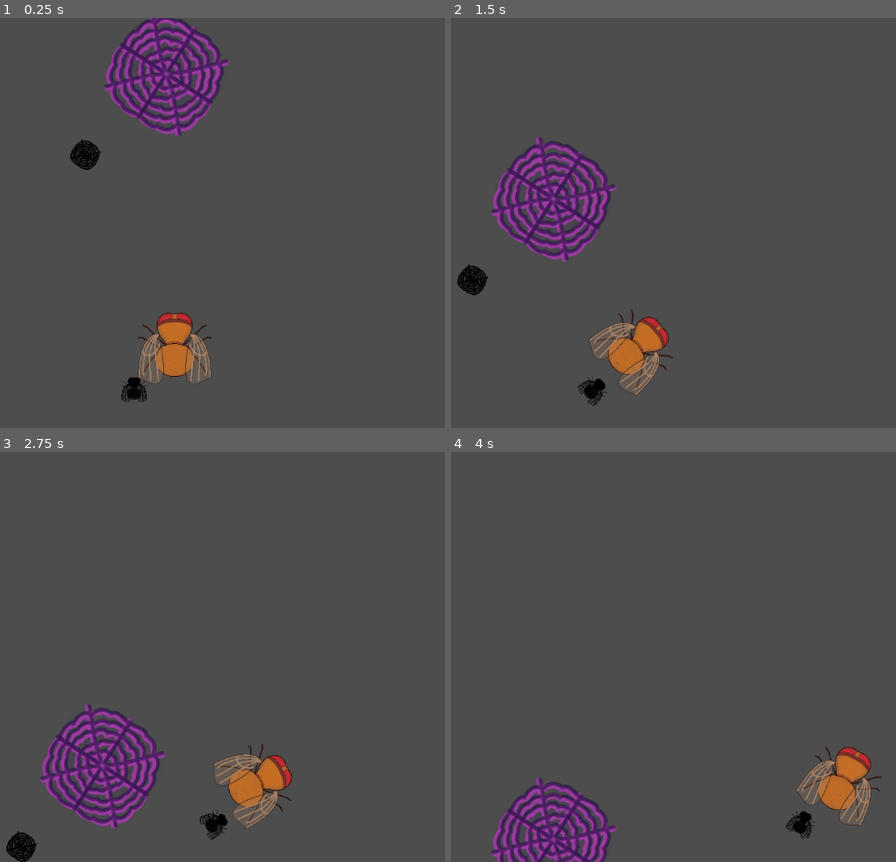
Above: before the commit, frames 1-4 (two rows, left to right).
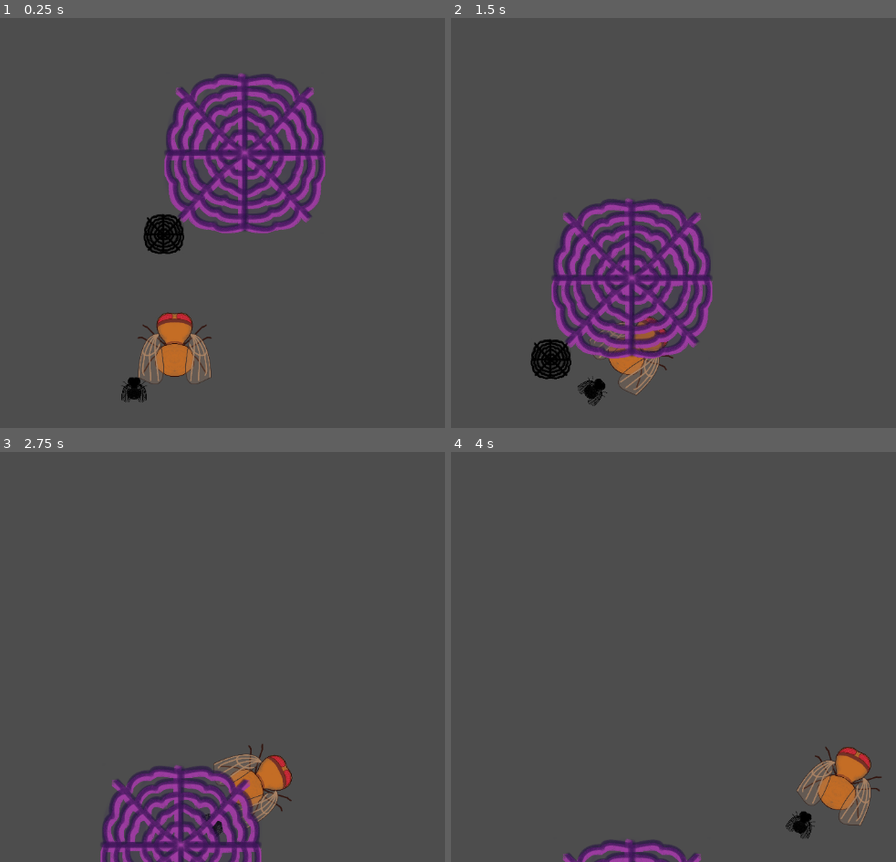
Above: after the commit, the same moments.

Repository: RojasIgnacioDev/fly-trouble
Game: Godot game, scene res://tests/fly_spiderweeb_collision.tscn
Same seed, same stepped clock (60 frames per second), same inputs: the game is played once before the commit and once after it. This scene is started directly instead of the project's main scene.
Inputs:
- Up to frame 1 (0.25 s): no input
- Up to frame 2 (1.5 s): hold Right (turn_right) 0.53-1.28 s; hold Left (turn_left) from 1.28 s (still down)
- Up to frame 3 (2.75 s): release Left (turn_left) at 2.03 s; hold Right (turn_right) from 2.03 s (still down)
- Up to frame 4 (4 s): release Right (turn_right) at 3.53 s; hold Left (turn_left) from 3.53 s (still down)

The runs differ from the first frame. In frame 1, 15% of the frame differs, in the area x 15-74%, y 0-58%; in frame 2, 15%, in the area x 1-59%, y 28-89%; in frame 3, 10%; in frame 4, 4.2%.
Error after the commit: Invalid assignment of property or key 'scale' with value of type 'Vector2' on a base object of type 'null instance'. (res://scripts/obstacles/spider_weeb.gd:18)

Commit message:
modified spiderweeb scene

Diff:
--- a/project.godot
+++ b/project.godot
@@ -26,7 +26,7 @@
 "res://scenes/player/": "blue",
 "res://scenes/ui/": "yellow",
 "res://scripts/": "purple",
-"res://shared/": "green"
+"res://shared/": "red"
 }
 
 [input]
--- a/scenes/obstacles/spider_weeb.tscn
+++ b/scenes/obstacles/spider_weeb.tscn
@@ -1,30 +1,34 @@
-[gd_scene load_steps=5 format=3 uid="uid://bdjy5k37lfm6"]
+[gd_scene load_steps=6 format=3 uid="uid://bdjy5k37lfm6"]
 
 [ext_resource type="Script" path="res://scripts/obstacles/spider_weeb.gd" id="1_isu7y"]
 [ext_resource type="Texture2D" uid="uid://b6aptsqeq2dpe" path="res://assets/spiderweeb.png" id="1_uijfd"]
+[ext_resource type="Script" path="res://shared/hurt_box.gd" id="2_p4abb"]
 [ext_resource type="PackedScene" uid="uid://b78vbxboudmej" path="res://shared/sprite_shadow.tscn" id="3_tcyvs"]
 
 [sub_resource type="CircleShape2D" id="CircleShape2D_yanlu"]
 radius = 500.0
 
-[node name="SpiderWeeb" type="Area2D" groups=["SpiderWeeb"]]
+[node name="SpiderWeeb" type="Node2D" groups=["SpiderWeeb"]]
+script = ExtResource("1_isu7y")
+
+[node name="HurtBox" type="Area2D" parent="."]
 position = Vector2(124, 125)
 collision_layer = 0
-script = ExtResource("1_isu7y")
+script = ExtResource("2_p4abb")
 metadata/_edit_vertical_guides_ = [-386.0]
 metadata/_edit_horizontal_guides_ = [194.0]
 
-[node name="CollisionShape2D" type="CollisionShape2D" parent="."]
+[node name="CollisionShape2D" type="CollisionShape2D" parent="HurtBox"]
 scale = Vector2(0.25, 0.25)
 shape = SubResource("CircleShape2D_yanlu")
 
-[node name="Sprite" type="Sprite2D" parent="."]
+[node name="Sprite" type="Sprite2D" parent="HurtBox"]
 scale = Vector2(0.25, 0.25)
 texture = ExtResource("1_uijfd")
 
-[node name="SpriteShadow" parent="." node_paths=PackedStringArray("sprite") instance=ExtResource("3_tcyvs")]
+[node name="SpriteShadow" parent="HurtBox" node_paths=PackedStringArray("sprite") instance=ExtResource("3_tcyvs")]
 position_offset = Vector2(-128, 128)
 scale_offset = 0.25
 sprite = NodePath("../Sprite")
 
-[connection signal="body_entered" from="." to="." method="_on_body_entered"]
+[connection signal="body_entered" from="HurtBox" to="HurtBox" method="_on_body_entered"]
--- a/scripts/obstacles/spider_weeb.gd
+++ b/scripts/obstacles/spider_weeb.gd
@@ -1,4 +1,4 @@
-extends HurtArea
+extends Node2D
 
 
 const MIN_SIZE : float = 0.15
